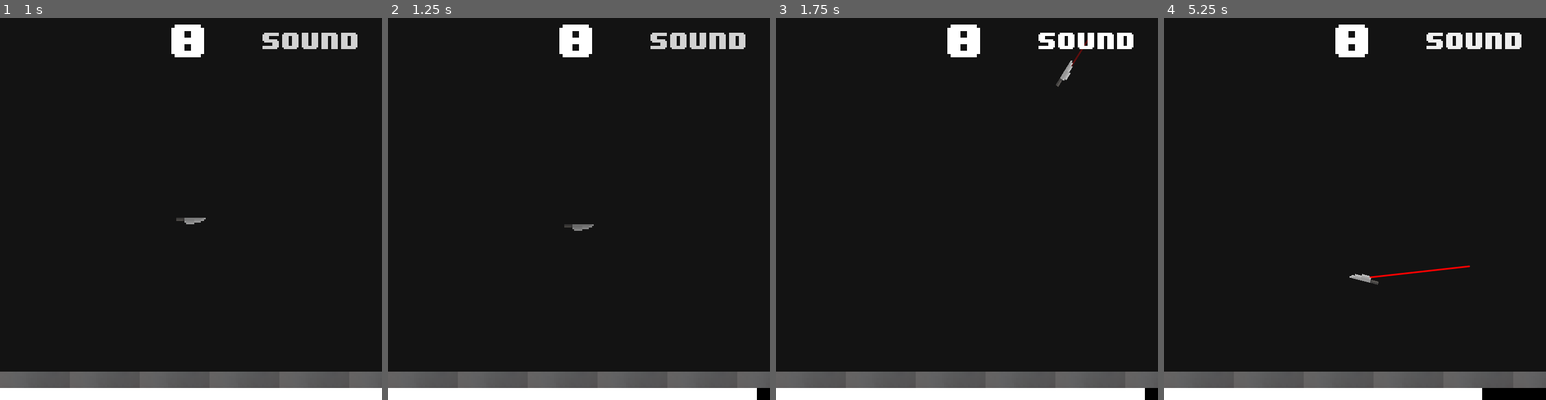
Above: before the commit, frames 1-4 (left to right).
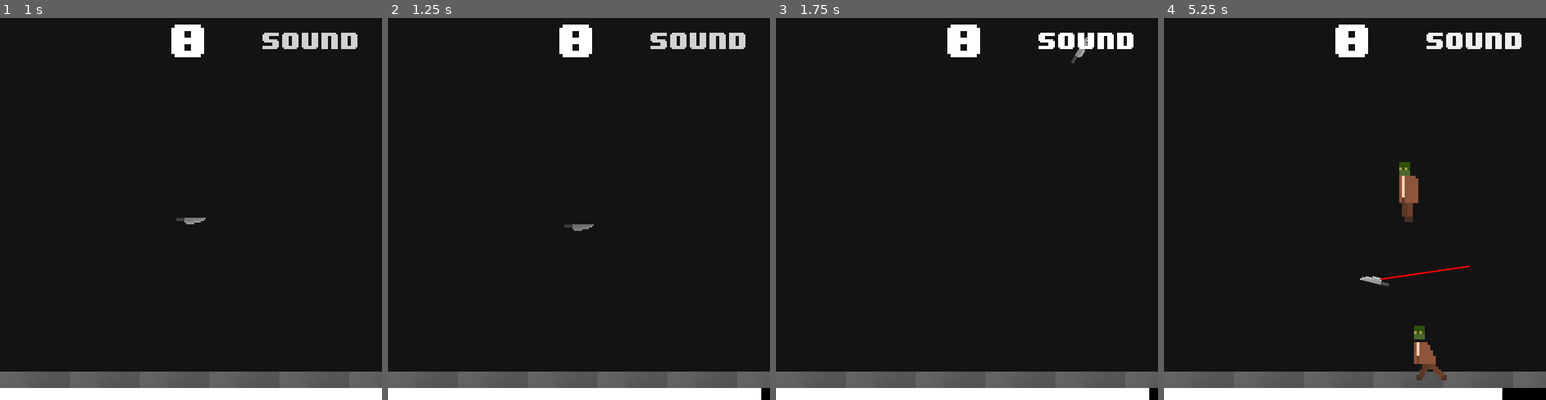
Above: after the commit, the same moments.

Repository: ljhs-games/week-74
Game: Godot game, scene res://scenes/TitleScreen.tscn
The game is run twice, just before and just after one commit, with the same random seed, the same clock (stepped at 60 frames per second) and the same inputs.
Inputs (mouse positions are in pixels of both pictures, inside the frame that each line leads up to):
- Up to frame 1 (1 s): click "Play" at 0.5 s
- Up to frame 2 (1.25 s): no input
- Up to frame 3 (1.75 s): click "Sound" at 1.25 s
- Up to frame 4 (5.25 s): move the mouse to (1439, 189) at 2.02 s; click (1439, 189) at 2.1 s; move the mouse to (1278, 228) at 2.77 s; click (1278, 228) at 2.85 s; move the mouse to (1393, 124) at 3.52 s; click (1393, 124) at 3.6 s; move the mouse to (1335, 285) at 4.27 s; click (1335, 285) at 4.35 s; move the mouse to (1469, 266) at 5.02 s; click (1469, 266) at 5.1 s

Frame 1 is identical in both runs. In frame 2, less than 0.1% of the frame differs, in the area x 96-98%, y 96-100%; in frame 3, 0.2%; in frame 4, 1.6%, in the area x 48-89%, y 37-100%.

Commit message:
Finishing touches and vase

Diff:
--- a/src/GameState.gd
+++ b/src/GameState.gd
@@ -4,7 +4,7 @@
 signal game_over
 signal scored(new_score)
 
-const max_time = 30.0
+const max_time = 44.0
 
 var score = 0 setget _set_score
 var dead = false setget _set_dead
--- a/src/nodes/credits-text/CreditsText.gd
+++ b/src/nodes/credits-text/CreditsText.gd
@@ -17,7 +17,7 @@
 as
 Artist
 
-Agoldberg
+ApGoldberg
 as
 Programmer
 
--- a/src/nodes/player/Player.gd
+++ b/src/nodes/player/Player.gd
@@ -1,6 +1,6 @@
 extends Node2D
 
-const swipe_duration = 1.5
+const swipe_duration = 1.0
 const rot_duration = 0.5
 export var swipe_color = Color()
 
--- a/src/nodes/player/Player.tscn
+++ b/src/nodes/player/Player.tscn
@@ -31,7 +31,9 @@
 playback/repeat = false
 playback/speed = 1.0
 
-[node name="Knife" type="Area2D" parent="." index="1"]
+[node name="Knife" type="Area2D" parent="." index="1" groups=[
+"player",
+]]
 
 position = Vector2( 350, 350 )
 input_pickable = true
--- a/src/nodes/player/Trail.gd
+++ b/src/nodes/player/Trail.gd
@@ -2,7 +2,7 @@
 
 export var color = Color()
 const thickness = 2.0
-const fade_time = 0.5
+const fade_time = 0.2
 
 var base_pos = Vector2()
 var target_pos = Vector2()
--- a/src/nodes/score-counter/ScoreCounter.gd
+++ b/src/nodes/score-counter/ScoreCounter.gd
@@ -2,7 +2,10 @@
 
 func _ready():
 	GameState.connect("scored", self, "_on_ScoreCounter_scored")
-	_on_ScoreCounter_scored(GameState.score)
+	text = str(GameState.score)
+
+func _process(delta):
+	print(GameState.score)
 
 func _on_ScoreCounter_scored(new_score):
 	text = str(new_score)
--- a/src/nodes/time-counter/TimeCounter.gd
+++ b/src/nodes/time-counter/TimeCounter.gd
@@ -16,5 +16,6 @@
 	get_tree().change_scene("res://scenes/Dead.tscn")
 
 func _process(delta):
+	print(GameState.score)
 	GameState.time_left -= delta
 	value = GameState.time_left
--- /dev/null
+++ b/src/nodes/vase-spawner/VaseSpawner.gd
@@ -0,0 +1,26 @@
+extends Node2D
+
+const vase_pack = preload("res://nodes/vase/Vase.tscn")
+const spawn_times = Vector2(4.0, 8.0)
+
+
+var cur_spawn_time = spawn_times.y
+var spawn_counter = 0.0
+
+func _ready():
+	set_process(true)
+
+func _process(delta):
+	spawn_counter += delta
+	if spawn_counter > cur_spawn_time:
+		spawn_vase()
+		reset_spawntime()
+
+func spawn_vase():
+	var cur_vase = vase_pack.instance()
+	add_child(cur_vase)
+	cur_vase.global_position = Vector2(rand_range(50, 650), -200)
+
+func reset_spawntime():
+	spawn_counter = 0.0
+	cur_spawn_time = rand_range(spawn_times.x, spawn_times.y)
--- /dev/null
+++ b/src/nodes/vase-spawner/VaseSpawner.tscn
@@ -0,0 +1,7 @@
+[gd_scene load_steps=2 format=2]
+
+[ext_resource path="res://nodes/vase-spawner/VaseSpawner.gd" type="Script" id=1]
+
+[node name="VaseSpawner" type="Node2D"]
+
+script = ExtResource( 1 )
--- /dev/null
+++ b/src/nodes/vase/Vase.gd
@@ -0,0 +1,25 @@
+extends Area2D
+
+const reward = 10
+const fade_time = 0.5
+const fall_velocity = 600
+
+func _ready():
+	set_process(true)
+
+func _process(delta):
+	global_position.y += fall_velocity*delta
+
+func _on_Vase_area_entered(area):
+	print("area entered")
+	if area.is_in_group("player"):
+		set_process(false)
+		GameState.score += reward
+		$FadeTween.interpolate_property(self, "modulate:a", 1.0, 0.0, fade_time, Tween.TRANS_EXPO, Tween.EASE_OUT)
+		$FadeTween.start()
+
+func _on_FadeTween_tween_completed(object, key):
+	queue_free()
+
+func _on_VisibilityNotifier2D_screen_exited():
+	queue_free()
--- /dev/null
+++ b/src/nodes/vase/Vase.tscn
@@ -0,0 +1,49 @@
+[gd_scene load_steps=4 format=2]
+
+[ext_resource path="res://nodes/vase/Vase.gd" type="Script" id=1]
+[ext_resource path="res://nodes/vase/Vase.png" type="Texture" id=2]
+
+[sub_resource type="CircleShape2D" id=1]
+
+custom_solver_bias = 0.0
+radius = 25.4444
+
+[node name="Vase" type="Area2D"]
+
+input_pickable = true
+gravity_vec = Vector2( 0, 1 )
+gravity = 98.0
+linear_damp = 0.1
+angular_damp = 1.0
+audio_bus_override = false
+audio_bus_name = "Master"
+script = ExtResource( 1 )
+
+[node name="Sprite" type="Sprite" parent="." index="0"]
+
+scale = Vector2( 2, 2 )
+texture = ExtResource( 2 )
+_sections_unfolded = [ "Transform" ]
+
+[node name="CollisionShape2D" type="CollisionShape2D" parent="." index="1"]
+
+shape = SubResource( 1 )
+
+[node name="FadeTween" type="Tween" parent="." index="2"]
+
+repeat = false
+playback_process_mode = 1
+playback_speed = 1.0
+playback/active = false
+playback/repeat = false
+playback/speed = 1.0
+
+[node name="VisibilityNotifier2D" type="VisibilityNotifier2D" parent="." index="3"]
+
+rect = Rect2( -10, -10, 20, 20 )
+
+[connection signal="area_entered" from="." to="." method="_on_Vase_area_entered"]
+
+[connection signal="tween_completed" from="FadeTween" to="." method="_on_FadeTween_tween_completed"]
+
+[connection signal="screen_exited" from="VisibilityNotifier2D" to="." method="_on_VisibilityNotifier2D_screen_exited"]
--- a/src/nodes/zombie-spawner/ZombieSpawner.gd
+++ b/src/nodes/zombie-spawner/ZombieSpawner.gd
@@ -1,7 +1,7 @@
 extends Node2D
 
 const zombie_pack = preload("res://nodes/zombie/Zombie.tscn")
-const spawn_times = Vector2(1.5, 4.0)
+const spawn_times = Vector2(0.5, 2.0)
 
 var cur_spawn_time = spawn_times.y
 var spawn_counter = 0.0
--- a/src/nodes/zombie/Zombie.gd
+++ b/src/nodes/zombie/Zombie.gd
@@ -30,8 +30,9 @@
 		apply_impulse(Vector2(), Vector2((int(flip_h)*-2 + 1)*walk_impulse, 0))
 
 func _on_VisibilityNotifier2D_screen_exited():
-	get_node("/root/GameState").score += 1
-	queue_free()
+	if GameState.time_left > 0.5:
+		get_node("/root/GameState").score += 1
+		queue_free()
 
 func die():
 	$FadeTween.interpolate_property(self, "modulate:a", 1.0, 0.0, fade_time, Tween.TRANS_QUAD, Tween.EASE_IN)
--- a/src/scenes/Game.tscn
+++ b/src/scenes/Game.tscn
@@ -1,15 +1,16 @@
-[gd_scene load_steps=9 format=2]
+[gd_scene load_steps=10 format=2]
 
 [ext_resource path="res://nodes/escape-listener/EscapeListener.tscn" type="PackedScene" id=1]
 [ext_resource path="res://nodes/score-counter/ScoreCounter.tscn" type="PackedScene" id=2]
 [ext_resource path="res://nodes/time-counter/TimeCounter.tscn" type="PackedScene" id=3]
 [ext_resource path="res://nodes/sound-toggle/SoundToggle.tscn" type="PackedScene" id=4]
 [ext_resource path="res://nodes/floor/Floor.tscn" type="PackedScene" id=5]
-[ext_resource path="res://nodes/zombie-spawner/ZombieSpawner.tscn" type="PackedScene" id=6]
-[ext_resource path="res://nodes/player/Player.tscn" type="PackedScene" id=7]
-[ext_resource path="res://assets/knife-theme.ogg" type="AudioStream" id=8]
+[ext_resource path="res://nodes/vase-spawner/VaseSpawner.tscn" type="PackedScene" id=6]
+[ext_resource path="res://nodes/zombie-spawner/ZombieSpawner.tscn" type="PackedScene" id=7]
+[ext_resource path="res://nodes/player/Player.tscn" type="PackedScene" id=8]
+[ext_resource path="res://assets/knife-theme.ogg" type="AudioStream" id=9]
 
-[node name="Game" type="Node2D" index="0"]
+[node name="Game" type="Node2D"]
 
 _sections_unfolded = [ "Transform" ]
 
@@ -52,13 +53,15 @@
 position = Vector2( 0, 650 )
 _sections_unfolded = [ "Transform" ]
 
-[node name="ZombieSpawner" parent="." index="2" instance=ExtResource( 6 )]
+[node name="VaseSpawner" parent="." index="2" instance=ExtResource( 6 )]
 
-[node name="Player" parent="." index="3" instance=ExtResource( 7 )]
+[node name="ZombieSpawner" parent="." index="3" instance=ExtResource( 7 )]
 
-[node name="AudioStreamPlayer" type="AudioStreamPlayer" parent="." index="4"]
+[node name="Player" parent="." index="4" instance=ExtResource( 8 )]
 
-stream = ExtResource( 8 )
+[node name="AudioStreamPlayer" type="AudioStreamPlayer" parent="." index="5"]
+
+stream = ExtResource( 9 )
 volume_db = -5.0
 pitch_scale = 1.0
 autoplay = true
--- a/src/scenes/Score.tscn
+++ b/src/scenes/Score.tscn
@@ -5,7 +5,7 @@
 [ext_resource path="res://nodes/travel-button/TravelButton.tscn" type="PackedScene" id=3]
 [ext_resource path="res://nodes/quit-button/QuitButton.tscn" type="PackedScene" id=4]
 
-[node name="TitleScreen" type="Node2D"]
+[node name="TitleScreen" type="Node2D" index="0"]
 
 [node name="CanvasLayer" type="CanvasLayer" parent="." index="0"]
 
--- a/src/scenes/TitleScreen.tscn
+++ b/src/scenes/TitleScreen.tscn
@@ -4,7 +4,7 @@
 [ext_resource path="res://nodes/travel-button/TravelButton.tscn" type="PackedScene" id=2]
 [ext_resource path="res://nodes/quit-button/QuitButton.tscn" type="PackedScene" id=3]
 
-[node name="TitleScreen" type="Node2D"]
+[node name="TitleScreen" type="Node2D" index="0"]
 
 [node name="CanvasLayer" type="CanvasLayer" parent="." index="0"]
 
Binary file changed: src/icon.png
Binary file added: src/nodes/vase/Vase.png
Not shown, added: src/nodes/vase/Vase.png.import
